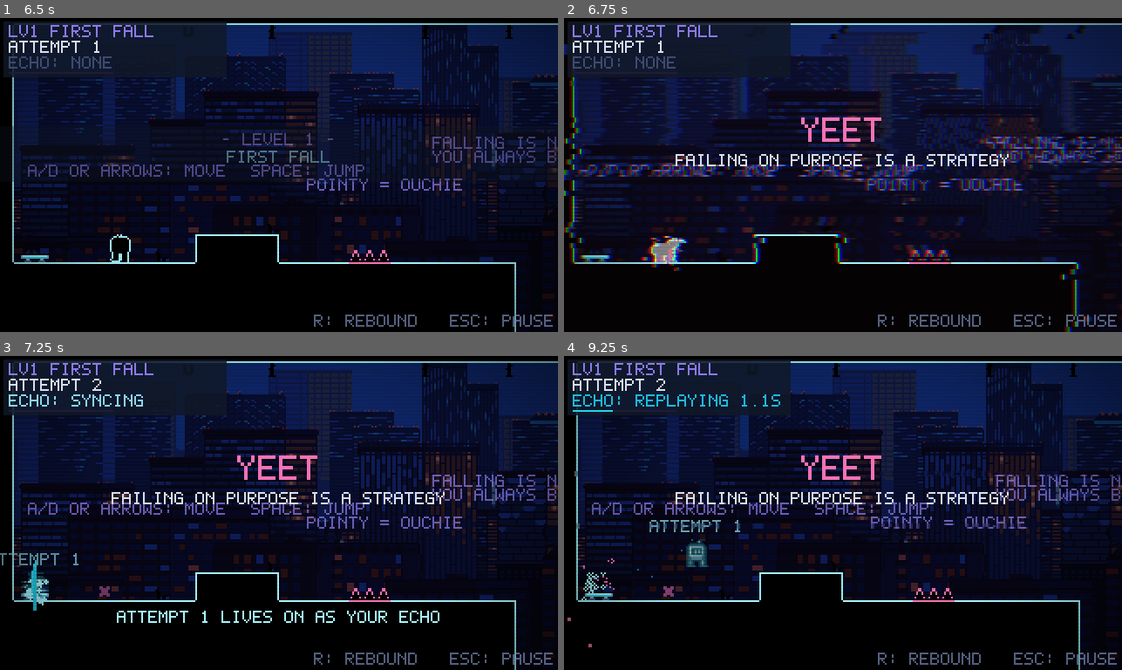
Above: before the commit, frames 1-4 (two rows, left to right).
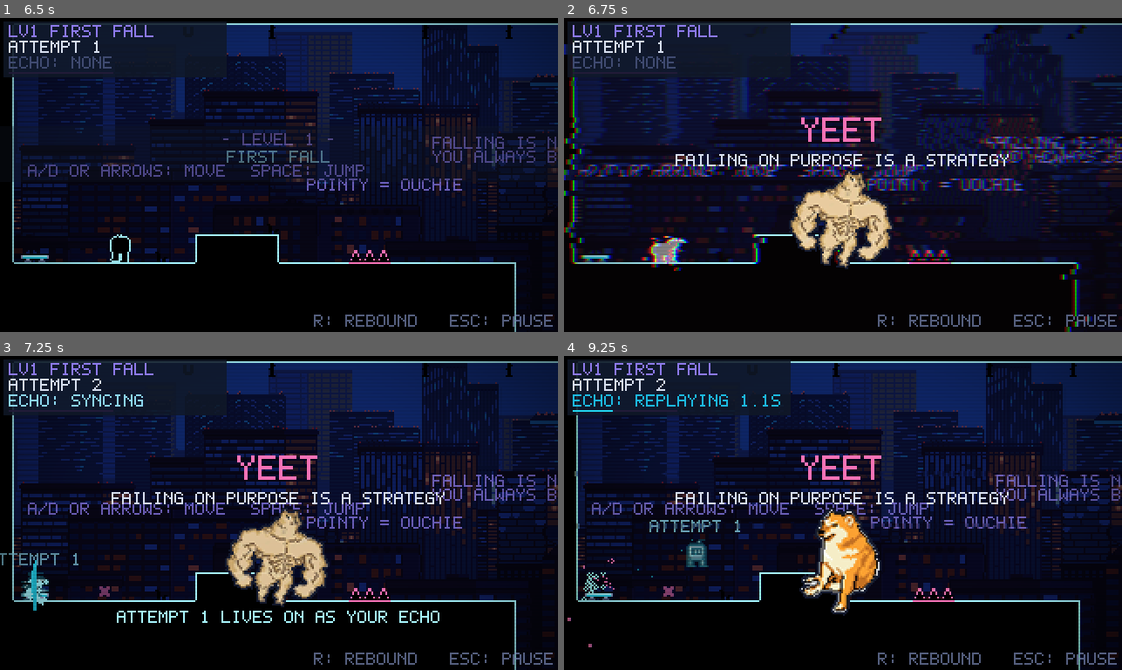
Above: after the commit, the same moments.

Repository: FaizeenHoque/Rebound
Game: Godot game, scene res://scenes/ui/main_menu.tscn
The game is run twice, just before and just after one commit, with the same random seed, the same clock (stepped at 60 frames per second) and the same inputs. Sound files missing from this copy of the repository are replaced by a short silence.
Inputs (mouse positions are in pixels of both pictures, inside the frame that each line leads up to):
- Up to frame 1 (6.5 s): click "PLAY" at 0.5 s; move the mouse to (401, 159) at 1.27 s; hold D (move_right) 1.28-2.78 s; tap R (rebound) at 1.35, 4.35 s; click (401, 159) at 1.42 s; tap Space (jump) at 1.52, 2.27, 4.52, 5.27, 6.02 s; move the mouse to (167, 190) at 2.02 s; tap Z at 2.1, 5.1 s; move the mouse to (334, 105) at 2.77 s; hold A (move_left) 2.78-3.5 s; tap P at 2.85, 5.85 s; click "RESTART LEVEL" at 3.5 s; move the mouse to (251, 237) at 4.27 s; hold D (move_right) 4.28-5.78 s; click (251, 237) at 4.42 s; move the mouse to (446, 222) at 5.02 s; move the mouse to (111, 127) at 5.77 s; hold A (move_left) from 5.78 s (still down)
- Up to frame 2 (6.75 s): move the mouse to (870, 175) at 6.52 s; release A (move_left) at 6.53 s; hold D (move_right) from 6.53 s (still down); tap R (rebound) at 6.6 s; click (870, 175) at 6.67 s
- Up to frame 3 (7.25 s): keep holding D (move_right)
- Up to frame 4 (9.25 s): move the mouse to (759, 434) at 7.27 s; release D (move_right) at 7.28 s; hold A (move_left) 7.28-8.78 s; tap Z at 7.35 s; tap Space (jump) at 7.52, 8.27, 9.02 s; move the mouse to (965, 497) at 8.02 s; tap P at 8.1 s; move the mouse to (731, 528) at 8.77 s; hold D (move_right) from 8.78 s (still down); tap R (rebound) at 8.85 s; click (731, 528) at 8.92 s

Frame 1 is identical in both runs. In frame 2, 3.3% of the frame differs, in the area x 40-59%, y 48-80%; in frame 3, 3.4%; in frame 4, 2.8%.

Commit message:
Meme pop-up on death
Every death slams a random meme (the cats or the shiba, outlined 64 px
cutouts in assets/sprites/memes_big) onto the screen with a vine boom.

Diff:
--- a/scripts/hud.gd
+++ b/scripts/hud.gd
@@ -1,6 +1,16 @@
 class_name Hud
 extends CanvasLayer
-## In-game HUD: level, attempt counter, echo status + timeline, toasts, title card.
+## In-game HUD: level, attempt counter, echo status + timeline, toasts, title card,
+## and a meme that slams onto the screen whenever you die.
+
+const MEMES: Array[Texture2D] = [
+	preload("res://assets/sprites/memes_big/pixel-cat-meme-1.png"),
+	preload("res://assets/sprites/memes_big/pixel-cat-meme-2.png"),
+	preload("res://assets/sprites/memes_big/pixel-cat-meme-3.png"),
+	preload("res://assets/sprites/memes_big/pixel-cat-meme-4.png"),
+	preload("res://assets/sprites/memes_big/pixel-cat-meme-5.png"),
+	preload("res://assets/sprites/memes_big/pixel-shiba-dog.png"),
+]
 
 @onready var level_label: Label = $Top/Level
 @onready var attempt_label: Label = $Top/Attempt
@@ -18,6 +28,9 @@
 
 var _toast_tween: Tween
 var _fail_tween: Tween
+var _meme: Sprite2D
+var _meme_tween: Tween
+var _last_meme := -1
 
 
 func show_title(num: int, title: String) -> void:
@@ -49,6 +62,33 @@
 	_toast_tween.tween_property(toast_label, "modulate:a", 0.0, 0.5)
 
 
+func _ready() -> void:
+	_meme = Sprite2D.new()
+	_meme.position = Vector2(160, 116)
+	_meme.visible = false
+	add_child(_meme)
+
+
+## A random meme (never the same twice in a row) slams in, then fades out.
+func meme_popup() -> void:
+	var i := randi() % MEMES.size()
+	if i == _last_meme:
+		i = (i + 1) % MEMES.size()
+	_last_meme = i
+	_meme.texture = MEMES[i]
+	_meme.visible = true
+	_meme.modulate.a = 1.0
+	_meme.scale = Vector2(2.2, 2.2)
+	_meme.rotation = randf_range(-0.35, 0.35)
+	if _meme_tween:
+		_meme_tween.kill()
+	_meme_tween = create_tween()
+	_meme_tween.tween_property(_meme, "scale", Vector2.ONE, 0.12).set_trans(Tween.TRANS_BACK).set_ease(Tween.EASE_OUT)
+	_meme_tween.tween_interval(0.5)
+	_meme_tween.tween_property(_meme, "modulate:a", 0.0, 0.25)
+	_meme_tween.tween_callback(func() -> void: _meme.visible = false)
+
+
 ## Big glitchy message shown while the robot is failing.
 func fail_message(headline: String, sub: String) -> void:
 	fail_big.text = headline
--- a/scripts/level.gd
+++ b/scripts/level.gd
@@ -267,6 +267,8 @@
 	if _rec_pos.size() < MIN_ECHO_TICKS:
 		sub = "TOO QUICK TO LEAVE AN ECHO"
 	hud.fail_message(line[0], sub)
+	hud.meme_popup()
+	Game.sfx("land", -2.0, 0.0)  # vine boom
 	_leave_fail_mark(player.position)
 	player.die()
 	Game.sfx("rebound" if voluntary else "death")
Binary file added: assets/sprites/memes_big/pixel-cat-meme-1.png
Not shown, added: assets/sprites/memes_big/pixel-cat-meme-1.png.import
Binary file added: assets/sprites/memes_big/pixel-cat-meme-2.png
Not shown, added: assets/sprites/memes_big/pixel-cat-meme-2.png.import
Binary file added: assets/sprites/memes_big/pixel-cat-meme-3.png
Not shown, added: assets/sprites/memes_big/pixel-cat-meme-3.png.import
Binary file added: assets/sprites/memes_big/pixel-cat-meme-4.png
Not shown, added: assets/sprites/memes_big/pixel-cat-meme-4.png.import
Binary file added: assets/sprites/memes_big/pixel-cat-meme-5.png
Not shown, added: assets/sprites/memes_big/pixel-cat-meme-5.png.import
Binary file added: assets/sprites/memes_big/pixel-shiba-dog.png
Not shown, added: assets/sprites/memes_big/pixel-shiba-dog.png.import
